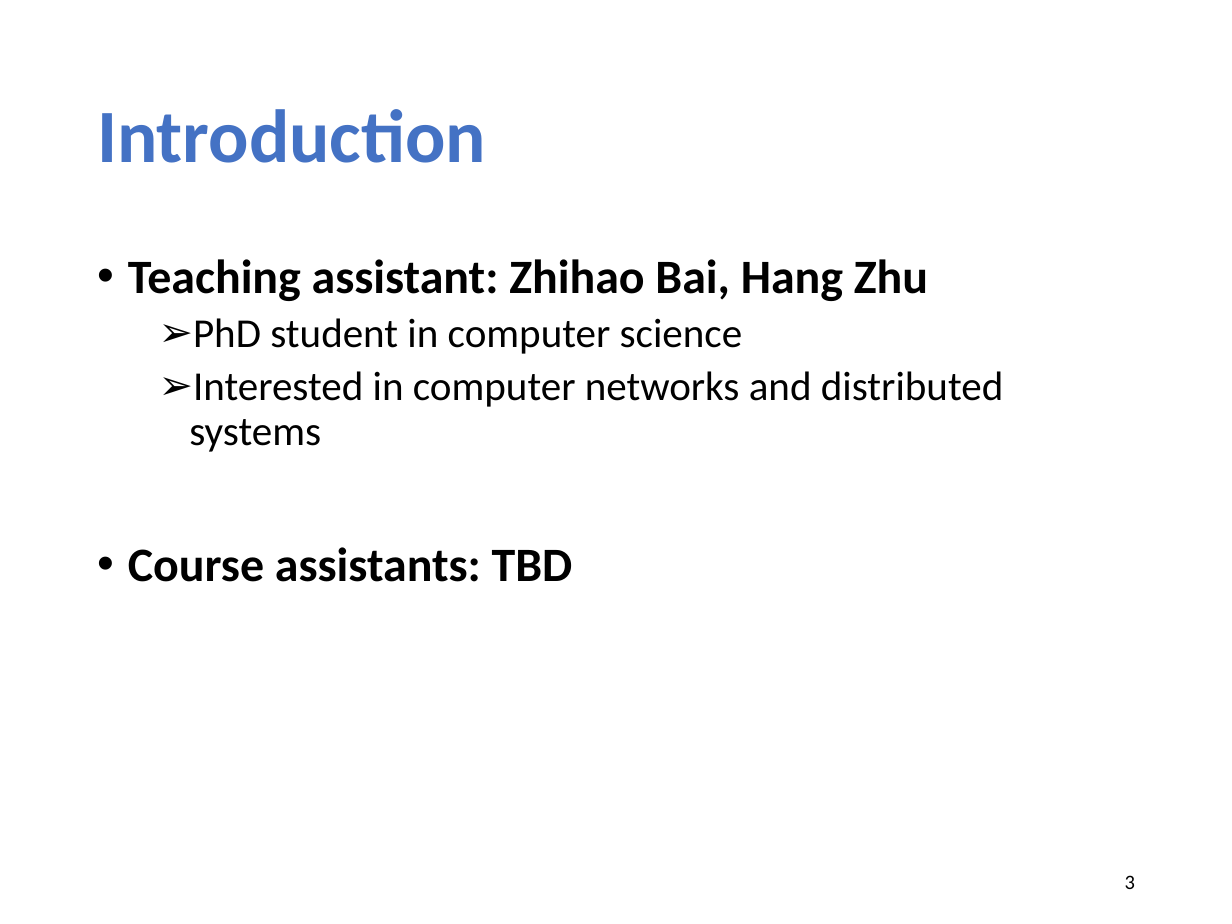
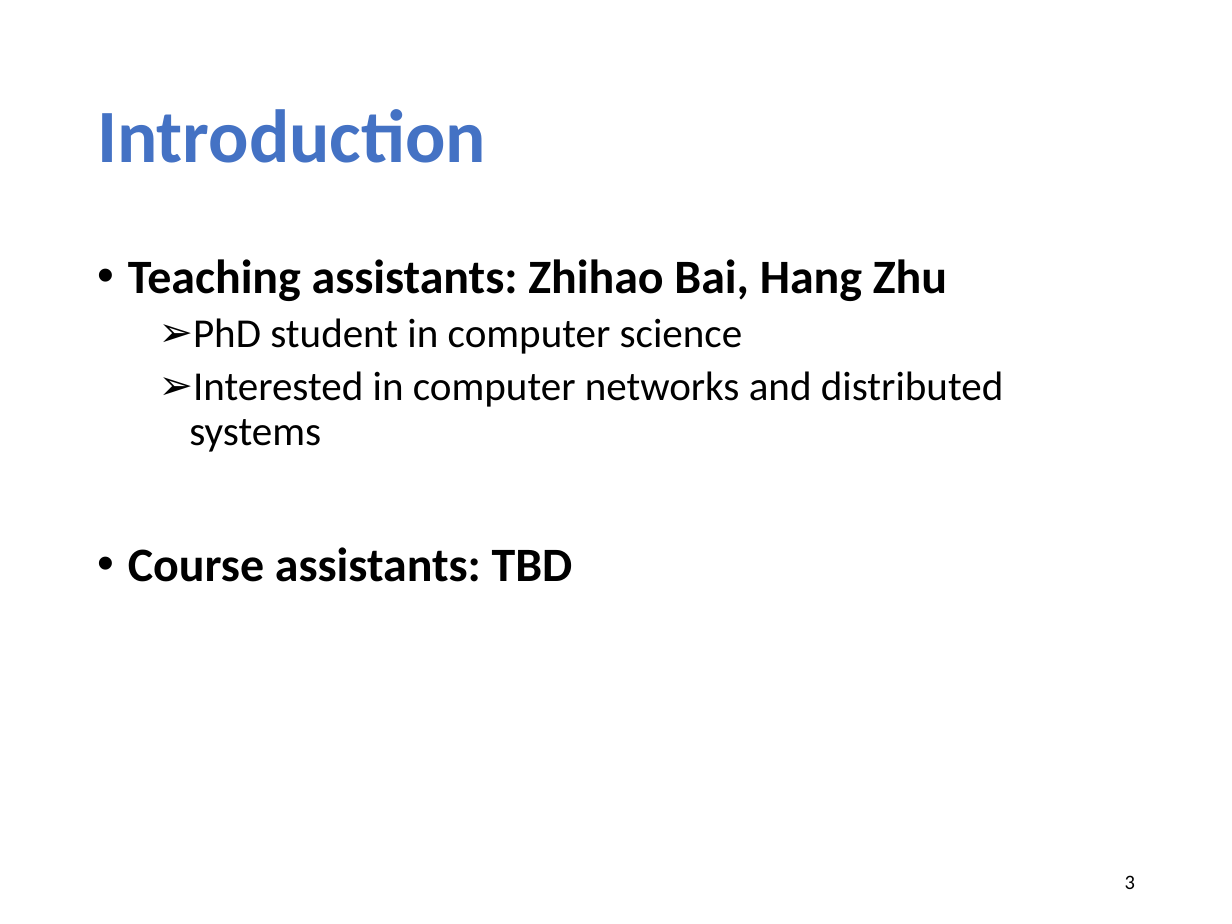
Before and after one commit to xinjin/course-net, a slide deck: slide 3 of slides/lec01_introduction.pptx. Drawn at 1232x924 pixels with LibreOffice and Linux fonts; fonts in the diff are those of the drawing. Boxes give left, top, right and bottom in pixels: in the first picture for what was removed or moved away, otherwise in the second. Text is boxed around its words. In the diff, an @@ line names an element or a change of style, - is before the commit and + after.

```diff
--- a/slides/lec01_introduction.pptx
+++ b/slides/lec01_introduction.pptx
@@ text at (128, 259, 947, 301): text changed @@
-• Teaching assistant: Zhihao Bai, Hang Zhu
+• Teaching assistants: Zhihao Bai, Hang Zhu
```
Also in this commit, not shown: 5 other slides changed, 1 other file.
